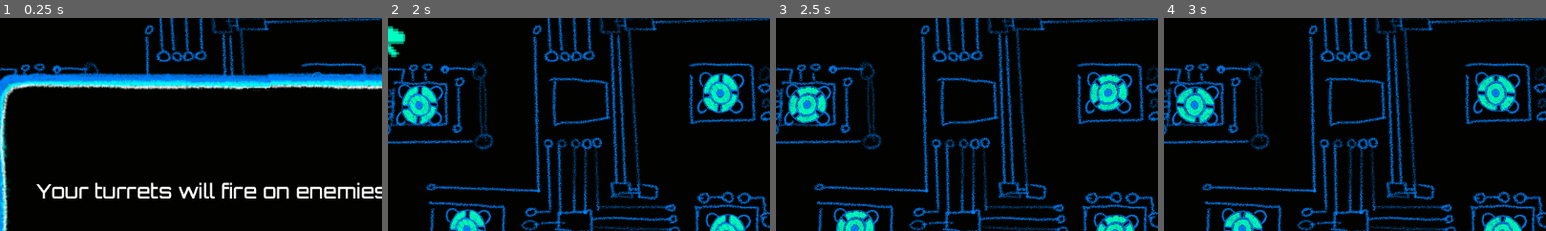
Above: before the commit, frames 1-4 (left to right).
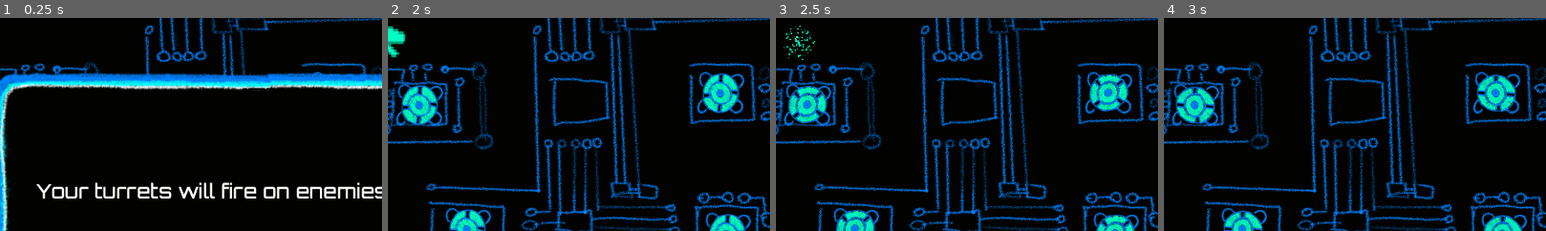
Above: after the commit, the same moments.

Repository: pbagnoud/minijam183
Game: Godot game, scene res://Scenes/main.tscn
Same seed, same stepped clock (60 frames per second), same inputs: the game is played once before the commit and once after it.
Inputs:
- Up to frame 1 (0.25 s): no input
- Up to frame 2 (2 s): click "Understood !" at 0.5 s; click ">>" at 1.25 s
- Up to frame 3 (2.5 s): click ">>" at 2 s
- Up to frame 4 (3 s): click ">>" at 2.75 s
The pictures show only the part of the screen within x 20-70%, y 8-58%; the shares and areas given below are measured in that part.

Frames 1-2 are identical in both runs. In frame 3, 0.2% of the frame differs, in the area x 2-11%, y 3-20%; in frame 4, nothing differs.

Commit message:
add explosion

Diff:
--- /dev/null
+++ b/minijam183/Scenes/explosion.tscn
@@ -0,0 +1,19 @@
+[gd_scene load_steps=2 format=3 uid="uid://x8s5i0knpcbj"]
+
+[sub_resource type="Curve" id="Curve_nlb0y"]
+_data = [Vector2(0.0327869, 0.235955), 0.0, 0.0, 0, 0, Vector2(0.262295, 0.910112), 0.0, 0.0, 0, 0, Vector2(0.918033, 0.382023), 0.0, 0.0, 0, 0]
+point_count = 3
+
+[node name="explosion" type="CPUParticles2D"]
+emitting = false
+amount = 100
+lifetime = 0.5
+one_shot = true
+explosiveness = 0.94
+randomness = 0.47
+direction = Vector2(0, 0)
+spread = 167.5
+gravity = Vector2(0, 0)
+initial_velocity_max = 83.33
+scale_amount_max = 4.0
+scale_amount_curve = SubResource("Curve_nlb0y")
--- a/minijam183/Scripts/enemy.gd
+++ b/minijam183/Scripts/enemy.gd
@@ -24,8 +24,8 @@
 #Sound assets
 @onready var normal_hit: AudioStreamPlayer2D = $hit_sounds/normal_hit
 @onready var color_hit: AudioStreamPlayer2D = $hit_sounds/color_hit
-
-
+var c=['#00FFC3','#FF00D8','#FFB200','#96FF00','#FFFFFF']
+const EXPLOSION = preload("res://Scenes/explosion.tscn")
 var real_position: Vector2
 var pv: int = 4:
 	set(value):
@@ -91,6 +91,11 @@
 			print(is_split)
 			if not is_split:
 				split.emit(color)
+		var explosion = EXPLOSION.instantiate()
+		explosion.color = c[color]
+		explosion.position = get_parent().position
+		get_tree().root.add_child(explosion)
+		explosion.emitting=true
 		get_parent().queue_free()
 
 func _process(delta: float) -> void:
